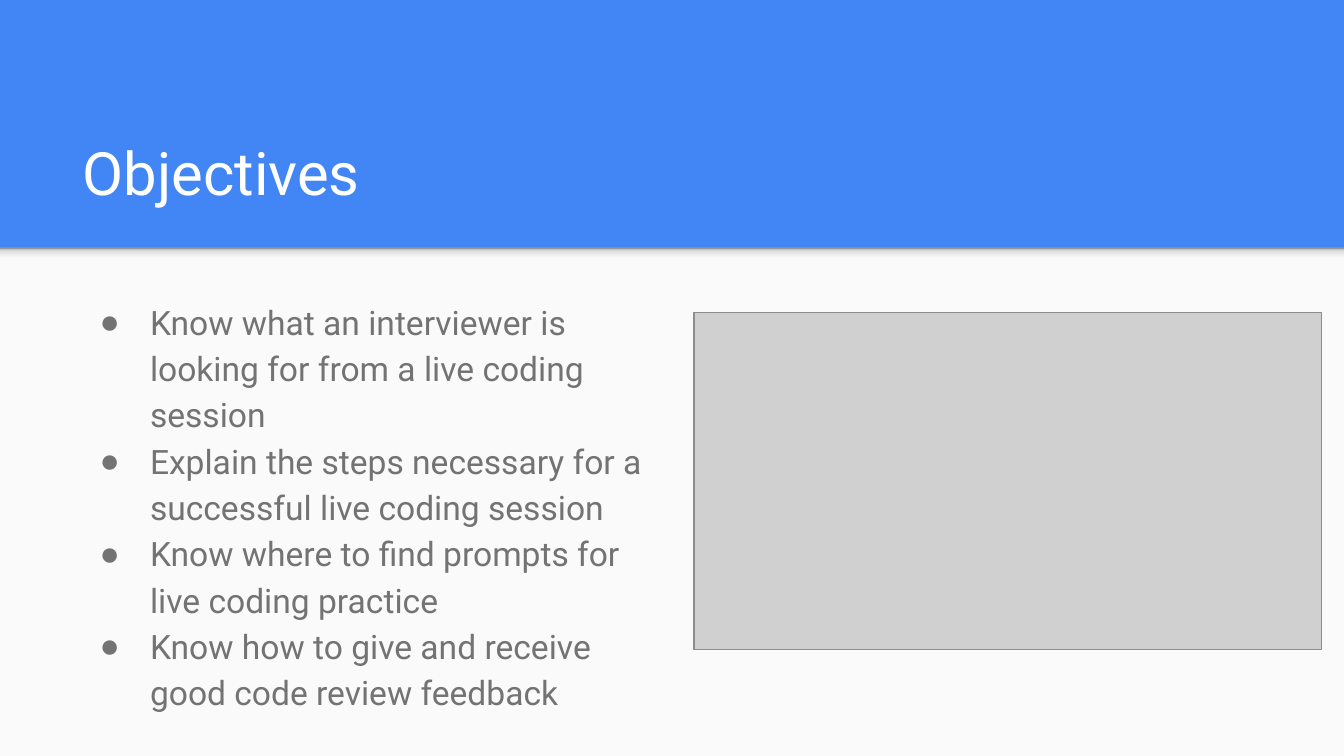
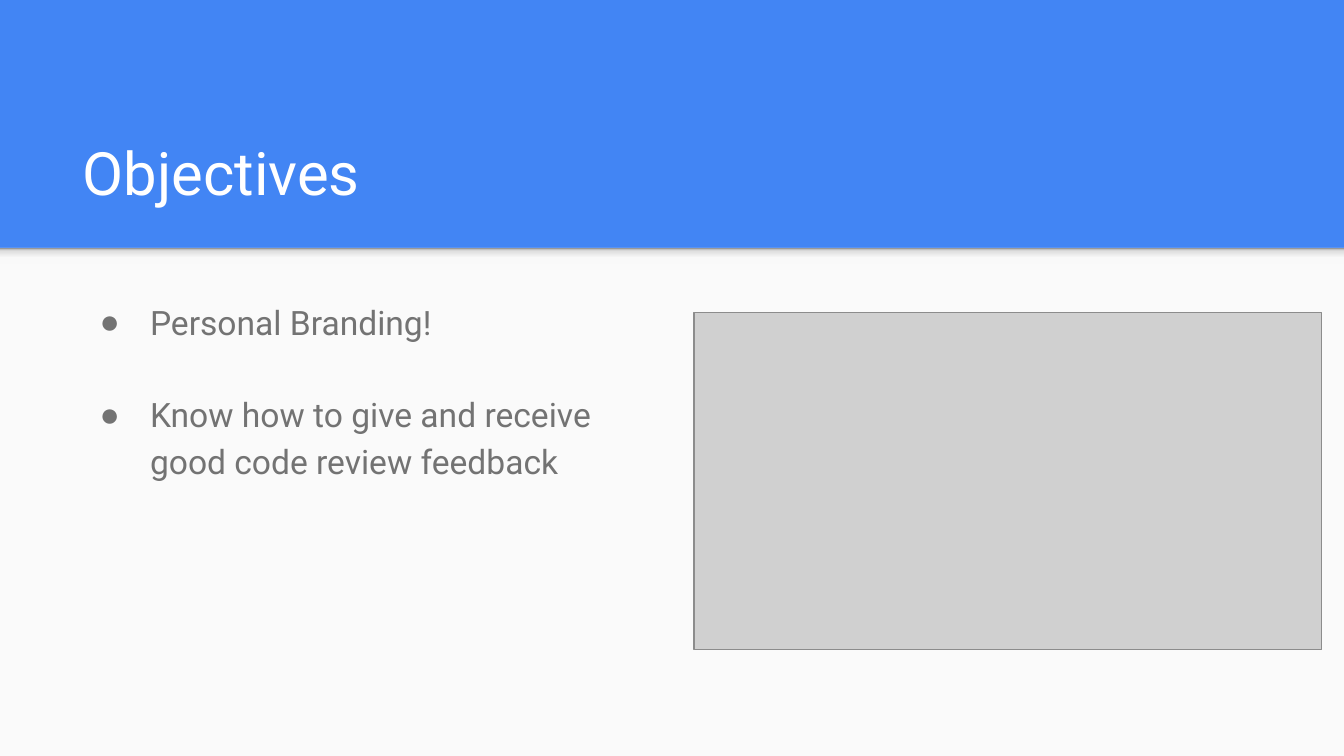
Before and after one commit to icon5585/liftoff-presentations, a slide deck: slide 2 of Class 4 Slides.pptx. Drawn at 1344x756 pixels with LibreOffice and Linux fonts; fonts in the diff are those of the drawing; grey boxes stand for pictures. Boxes give left, top, right and bottom in pixels: in the first picture for what was removed or moved away, otherwise in the second. Text is boxed around its words. In the diff, an @@ line names an element or a change of style, - is before the commit and + after.

```diff
--- a/Class 4 Slides.pptx
+++ b/Class 4 Slides.pptx
@@ text at (x1=150, y1=310, x2=432, y2=342): text changed @@
-● Know what an interviewer is looking for from a live coding session
-● Explain the steps necessary for a successful live coding session
-● Know where to find prompts for live coding practice
+● Personal Branding!
```
Also in this commit, not shown: 1 other slide changed, 1 other file.
